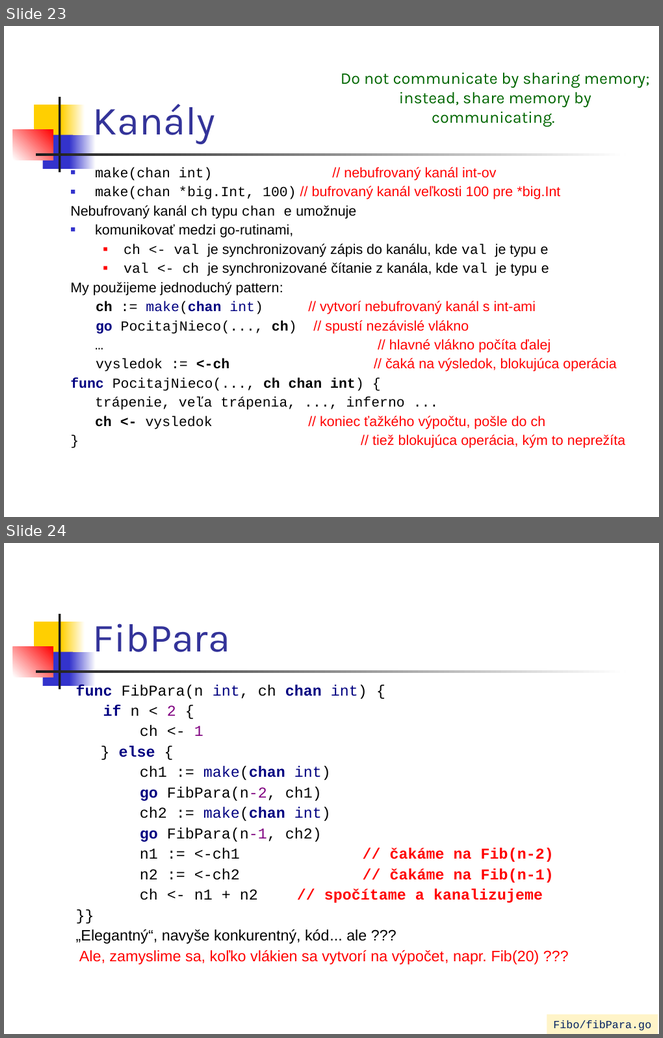
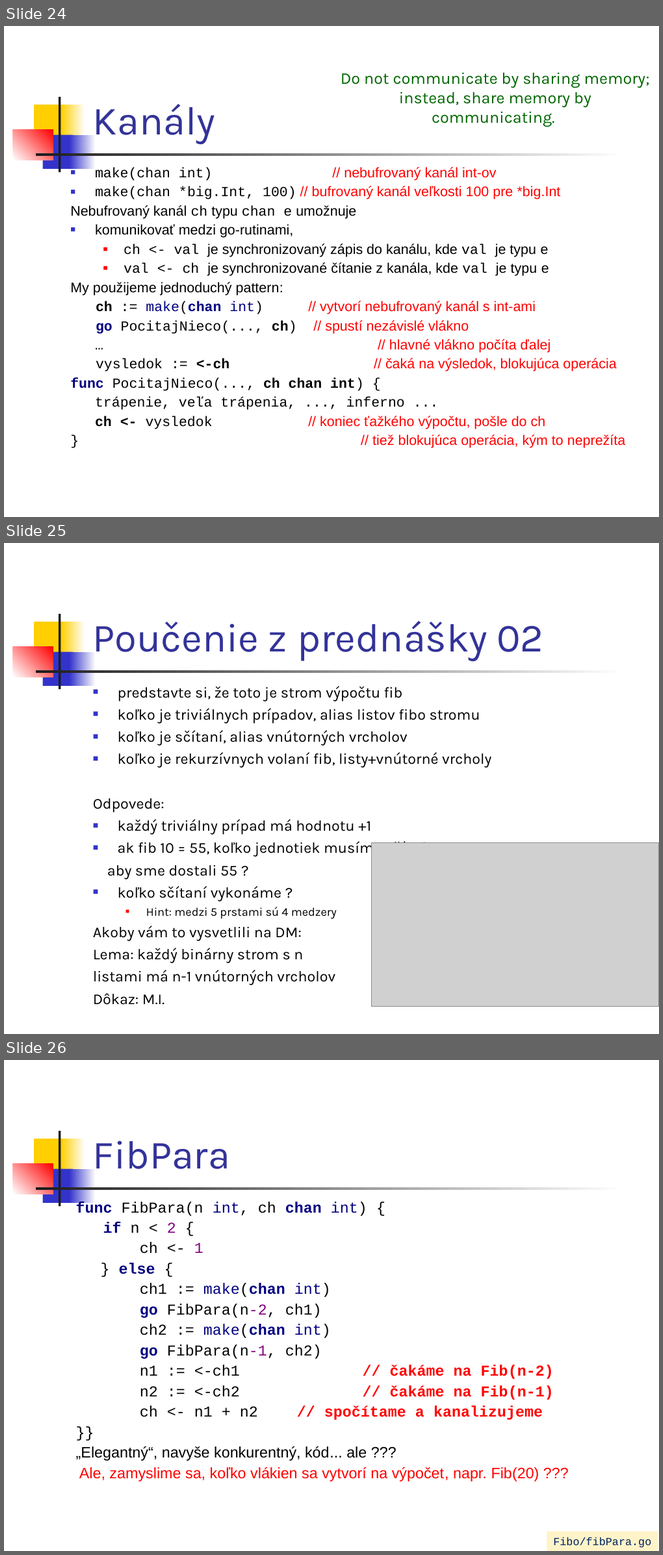
Before and after one commit to paradigmy/Prednasky, a slide deck: 02/go1.ppt. Shown one above the other, each under a label of ours: slides 23 and 24 before the commit, slides 24, 25 and 26 after it. The pictures are 663x1038 and 663x1555 pixels, drawn with LibreOffice and Linux fonts; fonts in the diff are those of the drawing; grey boxes stand for pictures. Boxes give left, top, right and bottom in pixels: in the first picture for what was removed or moved away, otherwise in the second. Text is boxed around its words. In the diff, an @@ line names an element or a change of style, - is before the commit and + after.

```diff
--- a/02/go1.ppt
+++ b/02/go1.ppt
@@ slide 25 added at (4, 543, 659, 1034), background #FFFFFF; not listed: 7 template elements that a slide beside it also shows @@
@@ title added at (93, 621, 544, 661), 44 pt, text #333399 @@
+Poučenie z prednášky 02
@@ text added at (93, 686, 492, 1005), 16.6 pt, text #000000 @@
+■ predstavte si, že toto je strom výpočtu fib
+■ koľko je triviálnych prípadov, alias listov fibo stromu
+■ koľko je sčítaní, alias vnútorných vrcholov
+■ koľko je rekurzívnych volaní fib, listy+vnútorné vrcholy
+Odpovede:
+■ každý triviálny prípad má hodnotu +1
+■ ak fib 10 = 55, koľko jednotiek musíme sčítať,
+aby sme dostali 55 ?
+■ koľko sčítaní vykonáme ?
+  ■ Hint: medzi 5 prstami sú 4 medzery
+Akoby vám to vysvetlili na DM:
+Lema: každý binárny strom s n
+listami má n-1 vnútorných vrcholov
+Dôkaz: M.I.
@@ picture added at (371, 843, 659, 1007) @@
@@ what was slide 23 is now slide 24 @@
@@ what was slide 24 is now slide 26 @@
```
Also in this commit, not shown: 1 slide changed, 2 other slides added, 2 other files.
